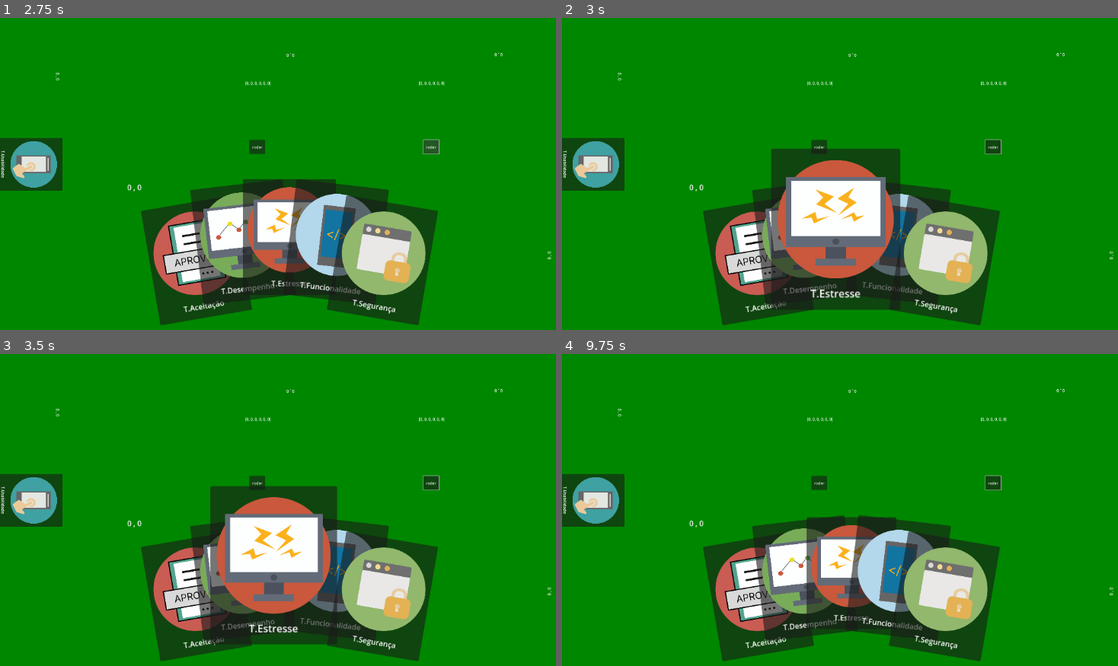
Above: before the commit, frames 1-4 (two rows, left to right).
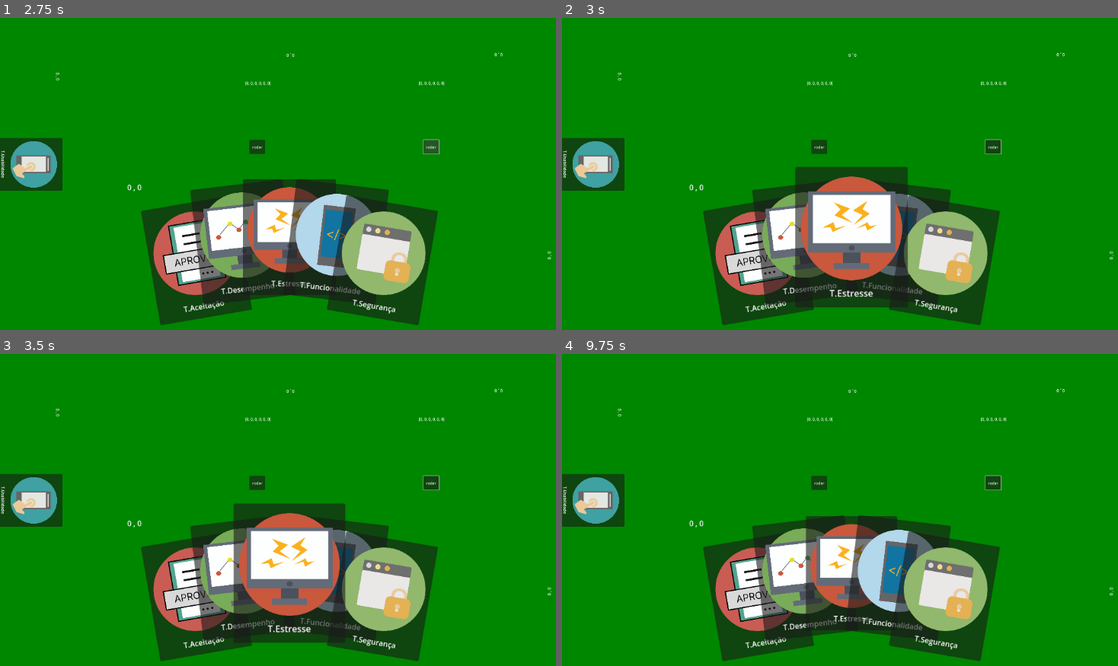
Above: after the commit, the same moments.

Repository: nitsuboy/greatestcardgame-retested
Game: Godot game, scene res://scenes/game_manager.tscn
Same seed, same stepped clock (60 frames per second), same inputs: the game is played once before the commit and once after it.
Inputs (mouse positions are in pixels of both pictures, inside the frame that each line leads up to):
- Up to frame 1 (2.75 s): click "rodar" at 0.5 s; click "rodar" at 1.25 s; click "rodar" at 2 s
- Up to frame 2 (3 s): tap Enter at 2.75 s; move the mouse to (834, 230) at 2.77 s; press the mouse at (834, 230) at 2.78 s
- Up to frame 3 (3.5 s): no input
- Up to frame 4 (9.75 s): release the mouse at (834, 566) at 3.5 s; tap Space at 3.5, 5, 6.5 s; drag from (1051, 547) to (834, 566) at 3.52 s; tap Enter at 4.25, 5.75 s; move the mouse to (684, 444) at 4.27 s; press the mouse at (684, 444) at 4.28 s; release the mouse at (684, 444) at 5 s; drag from (895, 497) to (684, 444) at 5.02 s; move the mouse to (773, 410) at 5.77 s; press the mouse at (773, 410) at 5.78 s; release the mouse at (773, 410) at 6.5 s; drag from (1001, 478) to (773, 410) at 6.52 s; move the mouse to (745, 513) at 7.27 s; press the mouse at (745, 513) at 7.28 s; release the mouse at (745, 513) at 8 s; drag from (928, 422) to (745, 513) at 8.02 s; move the mouse to (834, 566) at 8.77 s; press the mouse at (834, 566) at 8.78 s; release the mouse at (834, 566) at 9.5 s; drag from (1051, 547) to (834, 566) at 9.52 s

Frame 1 is identical in both runs. In frame 2, 8.1% of the frame differs, in the area x 37-63%, y 41-94%; in frame 3, 7.9%; in frame 4, 0.4%.
Error after the commit: Parse Error: Identifier "_dropzone" not declared in the current scope. (res://scripts/dragging/systems/drag_system.gd:58)

Commit message:
fix: formatation

Diff:
--- a/scripts/dragging/systems/drag_system.gd
+++ b/scripts/dragging/systems/drag_system.gd
@@ -46,8 +46,9 @@
 	Globals.is_dragging = false
 	node.card_is_focused(false)
 
+
 static func on_drop(_card: Card) -> void:
-	var _dropzone
+	var dropzone
 	var dps := Globals.dg.get_tree().get_nodes_in_group("dropplace")
 	var sp = _card.get_parent().get_parent()
 	var drop_area = _card.get_global_mouse_position()
@@ -58,10 +59,11 @@
 			break
 	if _dropzone and _dropzone is DropZone:
 		for effect in _card.card_data.effects:
-			effect.ApplyEffect(_card, _dropzone.who_to_apply,sp)
+			effect.ApplyEffect(_card, _dropzone.who_to_apply, sp)
+
 
 static func check_drop(_card: Card) -> DropZone:
-	var _dropzone
+	var dropzone
 	var dps := Globals.dg.get_tree().get_nodes_in_group("dropplace")
 	var drop_area = _card.get_global_mouse_position()
 
@@ -72,6 +74,7 @@
 	if _dropzone and _dropzone is DropZone:
 		return _dropzone
 	return null
+
 
 static func handle_gui_input(entity: Entity, comp: DraggableComponent, args: EventArgs) -> void:
 	var node_comp = EntitySystem.get_comp(entity, NodeComponent)
@@ -85,5 +88,5 @@
 			var drop_zone = check_drop(node_comp.node)
 			if drop_zone:
 				var sp = node_comp.node.get_parent().get_parent()
-				EffectSystem.apply(effects,node_comp.node,sp,drop_zone.who_to_apply)
+				EffectSystem.apply(effects, node_comp.node, sp, drop_zone.who_to_apply)
 		on_drag_end(comp, node_comp.node)
--- a/scripts/effect/components/effect_component.gd
+++ b/scripts/effect/components/effect_component.gd
@@ -1,4 +1,4 @@
 class_name EffectComponent
 extends Component
 
-@export var effects : Array[Effect]
+@export var effects: Array[Effect]
--- a/scripts/effect/systems/effect_system.gd
+++ b/scripts/effect/systems/effect_system.gd
@@ -1,6 +1,7 @@
 class_name EffectSystem
 extends System
 
+
 static func apply(comp: EffectComponent, node: Node, from: Variant, to: Variant) -> void:
 	for e in comp.effects:
-		e.apply_effect(node,from,to)
+		e.apply_effect(node, from, to)
